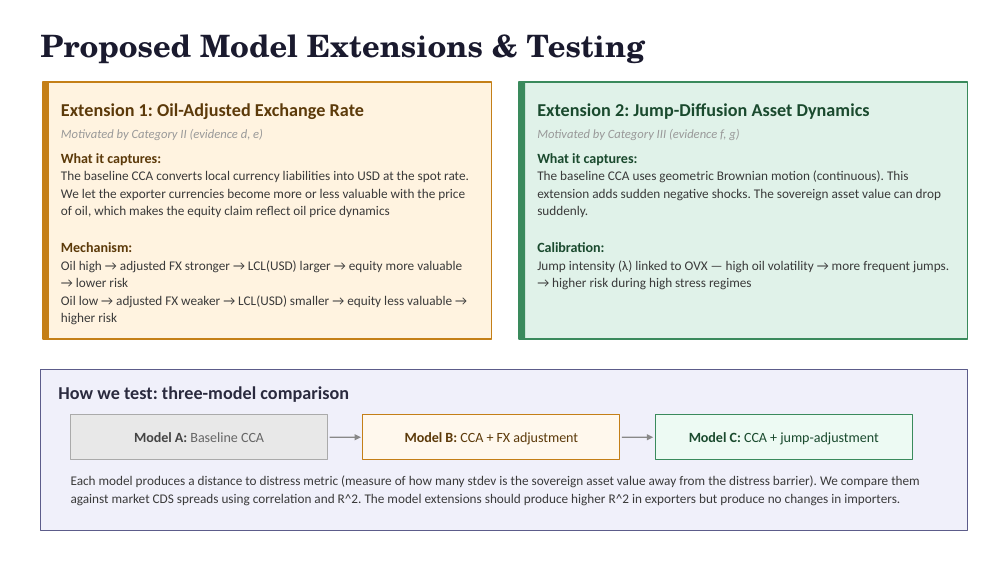
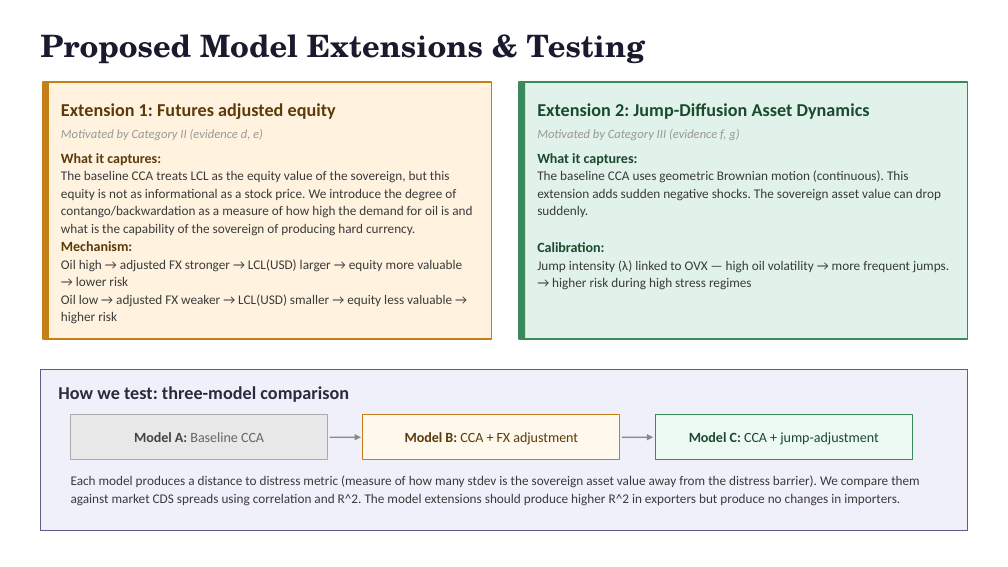
Before and after one commit to juanfp02/commodities_and_sovereigns, a slide deck: slide 5 of msc_thesis_expose.pptx. Drawn at 1008x567 pixels with LibreOffice and Linux fonts; fonts in the diff are those of the drawing. Boxes give left, top, right and bottom in pixels: in the first picture for what was removed or moved away, otherwise in the second. Text is boxed around its words. In the diff, an @@ line names an element or a change of style, - is before the commit and + after.

```diff
--- a/msc_thesis_expose.pptx
+++ b/msc_thesis_expose.pptx
@@ text at box(61, 103, 336, 119): text changed @@
-Extension 1: Oil-Adjusted Exchange Rate
+Extension 1: Futures adjusted equity
@@ text at box(61, 170, 472, 236): text changed @@
-The baseline CCA converts local currency liabilities into USD at the spot rate. We let the exporter currencies become more or less valuable with the price of oil, which makes the equity claim reflect oil price dynamics
+The baseline CCA treats LCL as the equity value of the sovereign, but this equity is not as informational as a stock price. We introduce the degree of contango/backwardation as a measure of how high the demand for oil is and what is the capability of the sovereign of producing hard currency.
```
Also in this commit, not shown: 43 other files.
